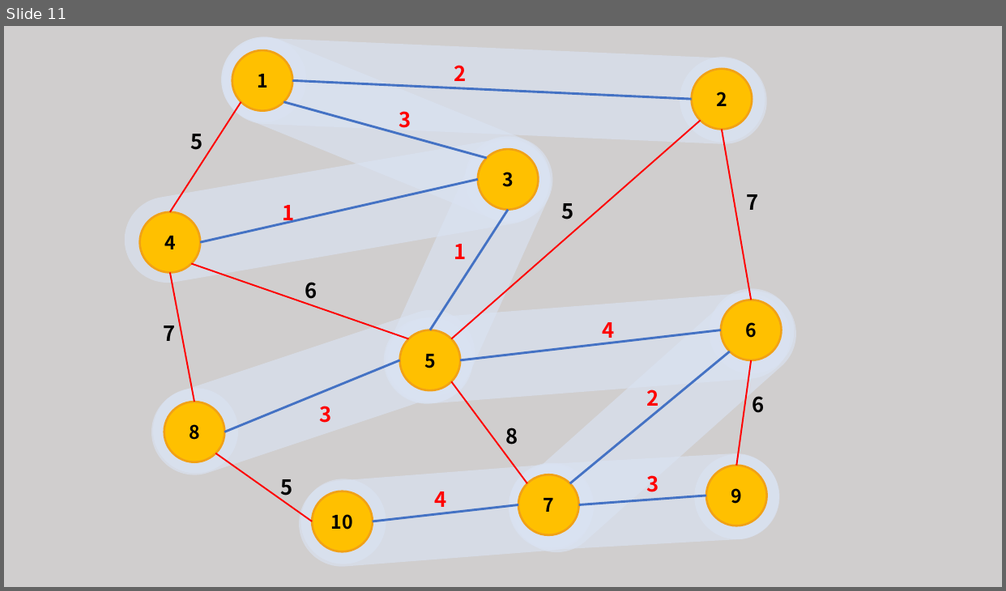
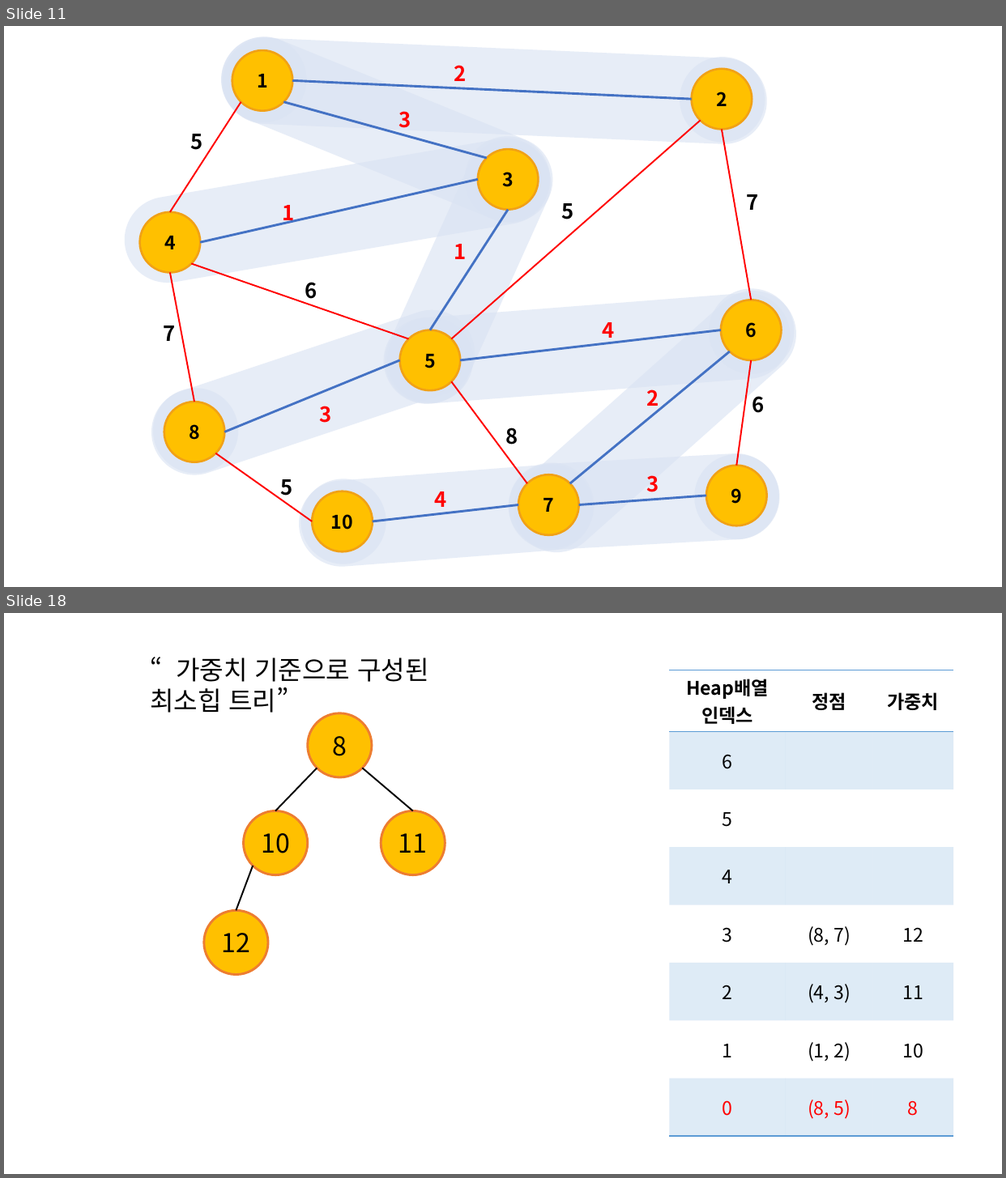
Before and after one commit to comedu20/graph_algorithm, a slide deck: 예제 5_9번/프리젠테이션3.pptx. Shown one above the other, each under a label of ours: slide 11 before the commit, slides 11 and 18 after it; the slides between them are not shown. The pictures are 1006x591 and 1006x1178 pixels, drawn with LibreOffice and Linux fonts; fonts in the diff are those of the drawing. Boxes give left, top, right and bottom in pixels: in the first picture for what was removed or moved away, otherwise in the second. Text is boxed around its words. In the diff, an @@ line names an element or a change of style, - is before the commit and + after.

```diff
--- a/예제 5_9번/프리젠테이션3.pptx
+++ b/예제 5_9번/프리젠테이션3.pptx
@@ slide 18 added at (x1=4, y1=613, x2=1002, y2=1174), background #FFFFFF @@
@@ text added at (x1=150, y1=658, x2=428, y2=713), 25 pt, text #000000 @@
+“가중치 기준으로 구성된 최소힙 트리”
@@ table added at (x1=670, y1=670, x2=953, y2=1129), 8 rows, 3 columns @@
+Heap배열 / 인덱스 | 정점 | 가중치
+6 |  | 
+5 |  | 
+4 |  | 
+3 | (8, 7) | 12
+2 | (4, 3) | 11
+1 | (1, 2) | 10
+0 | (8, 5) | 8
@@ ellipse added at (x1=308, y1=713, x2=373, y2=777), fill #FFC000, outline #ED7D31 2.25 pt, 25 pt, text #000000 @@
+8
@@ line added from (317, 768) to (275, 811), #000000 1.5 pt @@
@@ line added from (363, 768) to (413, 811), #000000 1.5 pt @@
@@ ellipse added at (x1=244, y1=811, x2=308, y2=875), fill #FFC000, outline #ED7D31 2.25 pt, 25 pt, text #000000 @@
+10
@@ ellipse added at (x1=381, y1=811, x2=445, y2=875), fill #FFC000, outline #ED7D31 2.25 pt, 25 pt, text #000000 @@
+11
@@ line added from (253, 866) to (236, 911), #000000 1.5 pt @@
@@ ellipse added at (x1=204, y1=911, x2=268, y2=975), fill #FFC000, outline #ED7D31 2.25 pt, 25 pt, text #000000 @@
+12
@@ slide 11 changed as well @@
@@ background #D0CECE to #FFFFFF @@
```
Also in this commit, not shown: 26 other slides changed, 1 slide removed, 13 other files.
